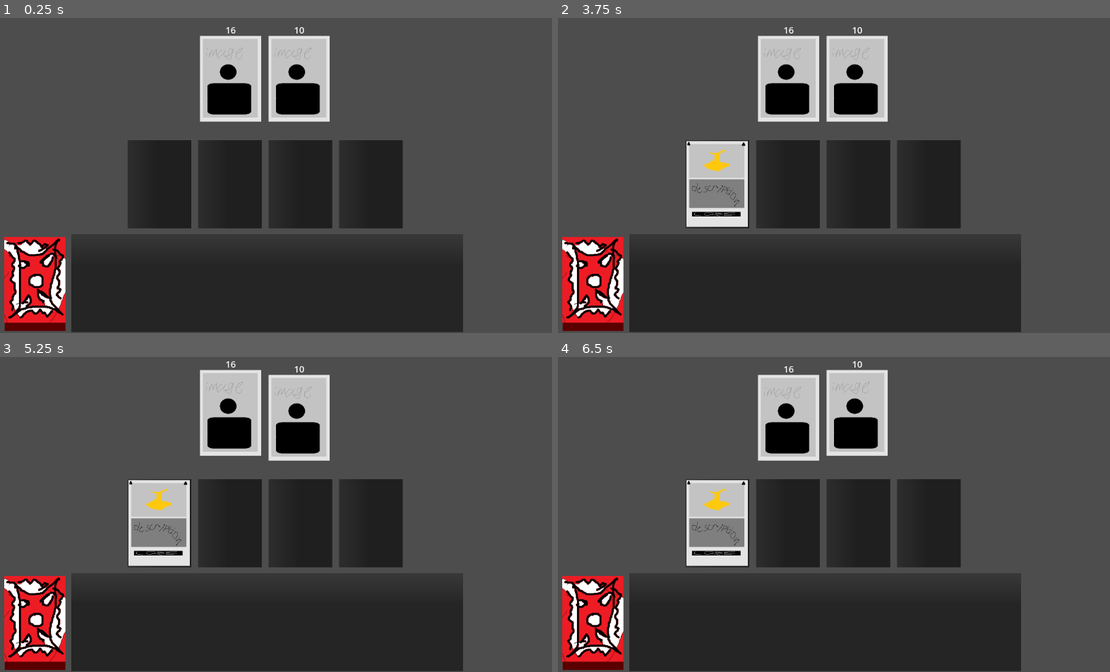
Above: before the commit, frames 1-4 (two rows, left to right).
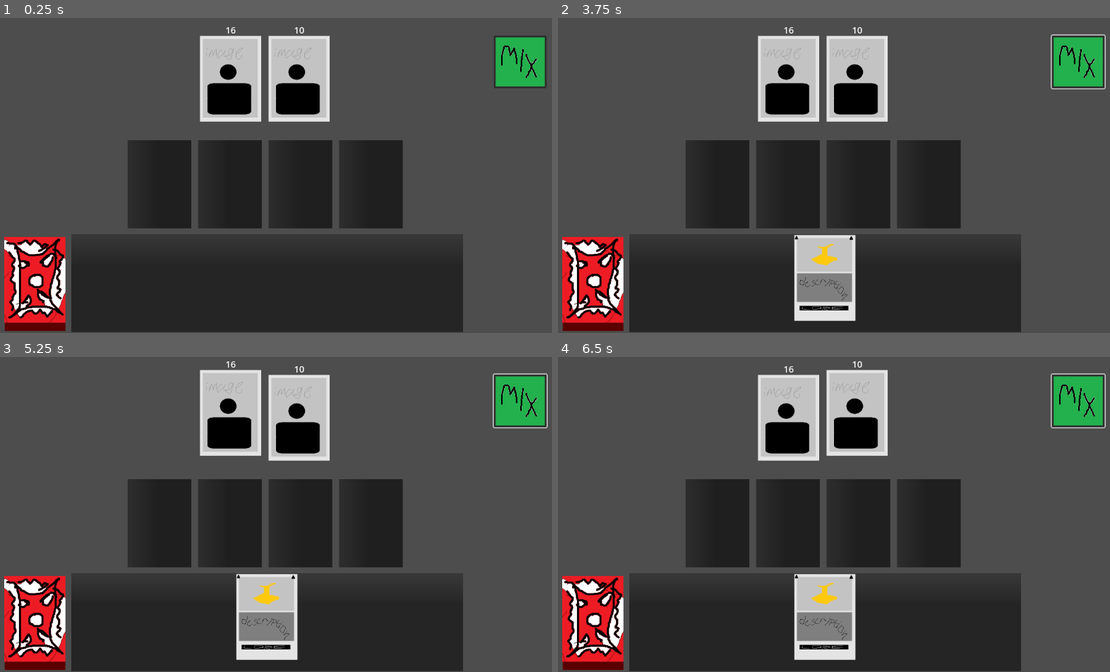
Above: after the commit, the same moments.

Repository: MrStanLee1337/Chef-of-Dungeon
Game: Godot game, scene res://scenes/level.tscn
Same seed, same stepped clock (60 frames per second), same inputs: the game is played once before the commit and once after it.
Inputs (mouse positions are in pixels of both pictures, inside the frame that each line leads up to):
- Up to frame 1 (0.25 s): no input
- Up to frame 2 (3.75 s): click (1076, 62) at 0.52 s; click (1076, 62) at 1.27 s; click (1076, 62) at 2.02 s; tap Enter at 2.75 s; move the mouse to (591, 282) at 2.77 s; click (591, 282) at 2.92 s; tap Space at 3.5 s; move the mouse to (822, 282) at 3.52 s; click (822, 282) at 3.67 s
- Up to frame 3 (5.25 s): tap Enter at 4.25 s; move the mouse to (160, 523) at 4.27 s; click (160, 523) at 4.42 s; tap Space at 5 s; move the mouse to (231, 416) at 5.02 s; click (231, 416) at 5.17 s
- Up to frame 4 (6.5 s): tap Enter at 5.75 s; move the mouse to (856, 416) at 5.77 s; click (856, 416) at 5.92 s

The runs differ from the first frame. In frame 1, 1.6% of the frame differs, in the area x 89-99%, y 5-23%; in frame 2, 7.8%, in the area x 23-100%, y 5-97%; in frame 3, 7.8%; in frame 4, 7.8%.

Commit message:
add mix button and mixing

Diff:
--- a/scenes/MixButton.tscn
+++ b/scenes/MixButton.tscn
@@ -1,3 +1,14 @@
-[gd_scene format=3 uid="uid://wyo8m50gq6od"]
+[gd_scene load_steps=3 format=3 uid="uid://wyo8m50gq6od"]
 
-[node name="MixButton" type="Node2D"]
+[ext_resource type="Texture2D" uid="uid://ctxokm1we5rle" path="res://assets/sprites/mixbutton.png" id="1_5sjp2"]
+
+[sub_resource type="RectangleShape2D" id="RectangleShape2D_8ava8"]
+size = Vector2(98, 100)
+
+[node name="MixButton" type="Area2D"]
+
+[node name="Sprite2D" type="Sprite2D" parent="."]
+texture = ExtResource("1_5sjp2")
+
+[node name="CollisionShape2D" type="CollisionShape2D" parent="."]
+shape = SubResource("RectangleShape2D_8ava8")
--- a/scenes/card.tscn
+++ b/scenes/card.tscn
@@ -8,6 +8,9 @@
 
 [node name="Card2" type="Area2D"]
 script = ExtResource("1_6u4wf")
+canBeEaten = null
+sustanance = null
+isVegetable = null
 
 [node name="MainSprite" type="Sprite2D" parent="."]
 scale = Vector2(0.5, 0.5)
--- a/scenes/cards/carrot.tscn
+++ b/scenes/cards/carrot.tscn
@@ -6,6 +6,7 @@
 [node name="Card" instance=ExtResource("1_jsy1e")]
 canBeEaten = true
 sustanance = 4
+isVegetable = true
 
 [node name="MainSprite" parent="." index="0"]
 texture = ExtResource("2_t4a3l")
--- a/scenes/cards/onion.tscn
+++ b/scenes/cards/onion.tscn
@@ -6,6 +6,7 @@
 [node name="Card" instance=ExtResource("1_g34kl")]
 canBeEaten = true
 sustanance = 1
+isVegetable = true
 
 [node name="MainSprite" parent="." index="0"]
 texture = ExtResource("2_xj2um")
--- a/scenes/cards/salad.tscn
+++ b/scenes/cards/salad.tscn
@@ -1,10 +1,11 @@
 [gd_scene load_steps=3 format=3 uid="uid://bboe61q30l3jh"]
 
 [ext_resource type="PackedScene" uid="uid://dc11moisdebte" path="res://scenes/card.tscn" id="1_upqyf"]
-[ext_resource type="Texture2D" uid="uid://cokjy88fg1s2u" path="res://assets/sprites/cardfront_tomato.png" id="2_lp35y"]
+[ext_resource type="Texture2D" uid="uid://0e0iyvjjenm5" path="res://assets/sprites/cardfront_salad.png" id="2_lp35y"]
 
 [node name="Card" instance=ExtResource("1_upqyf")]
 canBeEaten = true
+isVegetable = null
 
 [node name="MainSprite" parent="." index="0"]
 texture = ExtResource("2_lp35y")
--- a/scenes/cards/tomato.tscn
+++ b/scenes/cards/tomato.tscn
@@ -6,6 +6,7 @@
 [node name="Card" instance=ExtResource("1_dwf32")]
 canBeEaten = true
 sustanance = 4
+isVegetable = true
 
 [node name="MainSprite" parent="." index="0"]
 texture = ExtResource("2_xfqt5")
--- a/scenes/level.tscn
+++ b/scenes/level.tscn
@@ -6,6 +6,7 @@
 [ext_resource type="PackedScene" uid="uid://2kkqbb4kxrwm" path="res://scenes/hand.tscn" id="2_w7c3h"]
 [ext_resource type="PackedScene" uid="uid://cq704ojvc2lv6" path="res://scenes/counter.tscn" id="3_w8frs"]
 [ext_resource type="PackedScene" uid="uid://bba5b35g84ot8" path="res://scenes/guest.tscn" id="5_ppgk2"]
+[ext_resource type="Texture2D" uid="uid://ctxokm1we5rle" path="res://assets/sprites/mixbutton.png" id="7_klq6b"]
 
 [node name="Level" type="Node2D"]
 
@@ -30,7 +31,15 @@
 position = Vector2(626, 129)
 hungryness = 10
 
+[node name="MixButton" type="Button" parent="."]
+offset_left = 1023.0
+offset_top = 40.0
+offset_right = 1131.0
+offset_bottom = 148.0
+icon = ExtResource("7_klq6b")
+
 [connection signal="child_entered_tree" from="Hand/CardContainer" to="Hand" method="_on_card_container_child_entered_tree"]
+[connection signal="pressed" from="MixButton" to="LevelManager" method="_on_mix_button_pressed"]
 
 [editable path="Deck"]
 [editable path="Hand"]
--- a/scripts/card.gd
+++ b/scripts/card.gd
@@ -5,6 +5,8 @@
 var _isHiddenInDeck: bool = false
 @export var canBeEaten: bool
 @export var sustanance: int
+var onCounter: bool = false
+@export var isVegetable: bool = false
 
 func set_hidden_in_deck(inDeck: bool) -> void:
 	_isHiddenInDeck = inDeck
@@ -13,9 +15,14 @@
 func get_hidden_in_deck() -> bool:
 	return _isHiddenInDeck
 
+func raise() -> void:
+	find_child("MainSprite").position.y -= 10
+
+func lower()-> void:
+	find_child("MainSprite").position.y += 10
+
 func _on_input_event(_viewport: Node, event: InputEvent, _shape_idx: int) -> void:
+	# find LevelManager by name
+	var levelManager = get_tree().get_root().get_node("Level/LevelManager") as LevelManager
 	if event is InputEventMouseButton and event.button_index == MOUSE_BUTTON_LEFT and event.pressed:
-		var counter = get_tree().get_root().get_node("Level/Counter")
-		if counter.has_vacant_spots():
-			self.get_parent().remove_child(self)
-			counter.add_child(self)
+		levelManager.try_select(self)
--- a/scripts/guest.gd
+++ b/scripts/guest.gd
@@ -11,7 +11,6 @@
 	myLabel.text = str(hungryness)
 	levelManager = get_tree().get_root().get_node("Level/LevelManager") as LevelManager
 
-
 func feed(sustanance: int):
 	hungryness -= sustanance
 	if hungryness <= 0:
@@ -20,7 +19,7 @@
 
 func _on_input_event(_viewport: Node, event: InputEvent, _shape_idx: int) -> void:
 	if event is InputEventMouseButton and event.button_index == MOUSE_BUTTON_LEFT:
-		levelManager.beginFeeding(self)
+		levelManager.begin_feeding(self)
 
 func _process(_delta: float) -> void:
 	if levelManager.nowFeedingGuest == self:
--- a/scripts/level_manager.gd
+++ b/scripts/level_manager.gd
@@ -3,9 +3,19 @@
 class_name LevelManager
 
 var nowFeedingGuest: Guest = null
+var selectedCards: Dictionary
 
-func beginFeeding(guest: Guest) -> void:
+func begin_feeding(guest: Guest) -> void:
 	nowFeedingGuest = guest
+	selectedCards.clear()
+
+func try_select(card: Card) -> void:
+	if card in selectedCards.keys():
+		card.lower()
+		selectedCards.erase(card)
+	else:
+		card.raise()
+		selectedCards[card] = "aboba"
 
 func _unhandled_input(event: InputEvent) -> void:
 	if nowFeedingGuest != null and event is InputEventMouseButton and event.button_index == MOUSE_BUTTON_LEFT and event.pressed:
@@ -36,3 +46,31 @@
 		nowFeedingGuest = null
 		print("Cancelled feeding guest")
 		get_viewport().set_input_as_handled()
+
+func freeIngridients() -> void:
+	selectedCards
+
+func _on_mix_button_pressed() -> void:
+	var counter = get_tree().get_root().get_node("Level/Counter")
+	var hasSlot: bool = counter.has_vacant_spots()
+	if not hasSlot:
+		for card in selectedCards:
+			if card.onTable:
+				hasSlot = true
+	if not hasSlot:
+		pass
+
+	if selectedCards.size() >= 3:
+		var isSalad : bool = true
+		for card in selectedCards.keys():
+			if not card.isVegetable:
+				isSalad = false
+		if isSalad:
+			var sustananceSum : int = 4
+			for card in selectedCards.keys():
+				sustananceSum += card.sustanance
+				card.queue_free()
+			selectedCards.clear()
+			var saladNode : Card = preload("res://scenes/cards/salad.tscn").instantiate()
+			saladNode.sustanance = sustananceSum
+			counter.add_child(saladNode)
Binary file changed: assets/sprites/cardfront.png
Binary file added: assets/sprites/cardfront_salad.png
Binary file added: assets/sprites/mixbutton.png
Not shown: 1 places in scenes/level.tscn that only renumber resources
